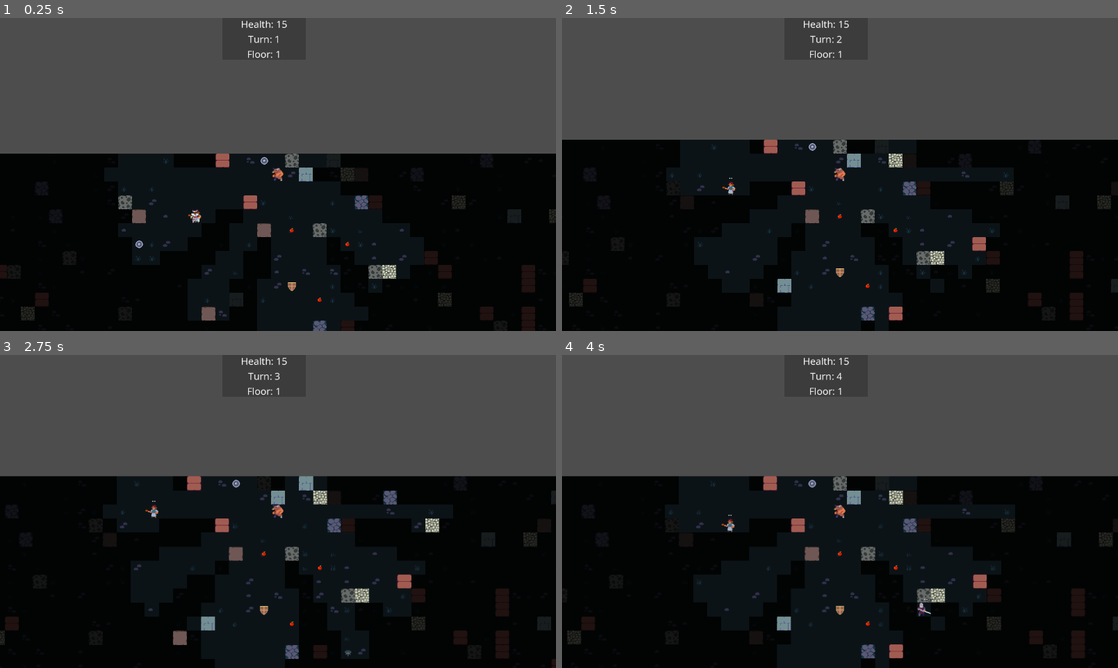
Above: before the commit, frames 1-4 (two rows, left to right).
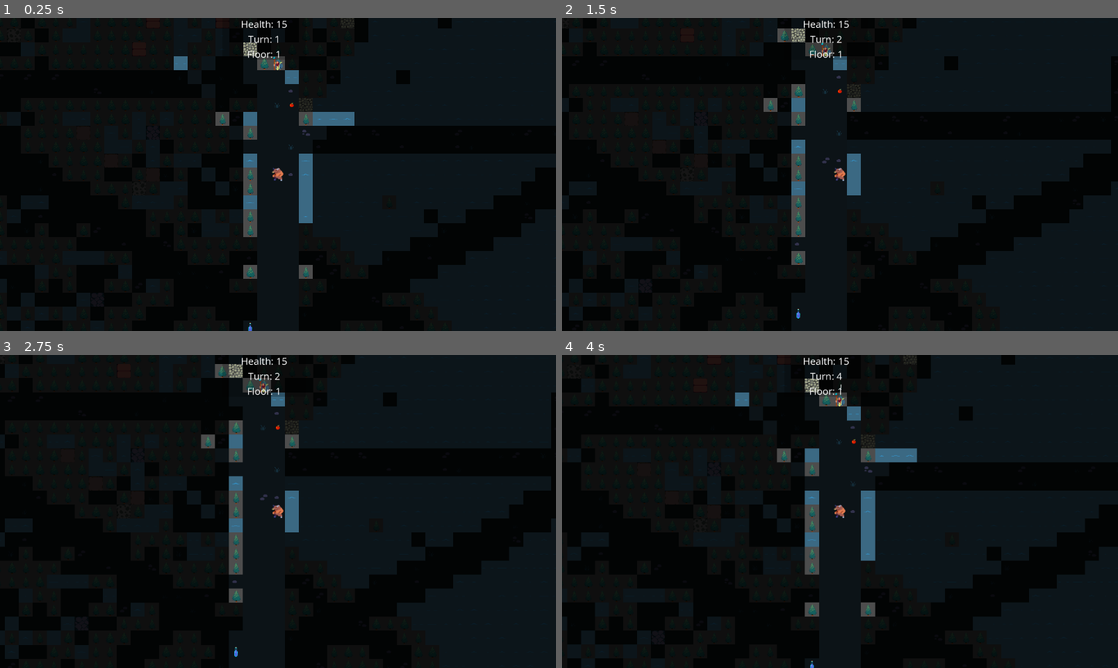
Above: after the commit, the same moments.

Repository: langel/ipsylial
Game: Godot game, scene res://scenes/game.tscn
Same seed, same stepped clock (60 frames per second), same inputs: the game is played once before the commit and once after it.
Inputs (mouse positions are in pixels of both pictures, inside the frame that each line leads up to):
- Up to frame 1 (0.25 s): no input
- Up to frame 2 (1.5 s): tap Enter at 0.5 s; move the mouse to (962, 158) at 0.52 s; hold D (move_right) 0.53-1.28 s; tap Space (space) at 0.6, 1.25, 1.35 s; move the mouse to (728, 190) at 1.27 s; hold S (move_down) from 1.28 s (still down)
- Up to frame 3 (2.75 s): tap Enter at 2 s; move the mouse to (333, 442) at 2.02 s; release S (move_down) at 2.03 s; hold D (move_right) from 2.03 s (still down); tap Mouse wheel up (zoom_in) at 2.1 s; tap Space (space) at 2.3 s
- Up to frame 4 (4 s): tap Space (space) at 2.75, 3.05, 3.6 s; move the mouse to (812, 574) at 2.77 s; release D (move_right) at 2.78 s; hold W (move_up) 2.78-3.53 s; tap Mouse wheel down (zoom_out) at 2.85 s; tap Enter at 3.5 s; move the mouse to (1006, 558) at 3.52 s; hold A (move_left) from 3.53 s (still down)

The runs differ from the first frame. In frame 1, 47% of the frame differs, in the area x 0-100%, y 0-100%; in frame 2, 42%; in frame 3, 42%; in frame 4, 42%.

Commit message:
dungeon gen integration and working stairs

Diff:
--- a/assets/tile_sets/terrain.tres
+++ b/assets/tile_sets/terrain.tres
@@ -122,6 +122,28 @@
 14:19/0 = 0
 15:19/0 = 0
 9:16/0 = 0
+0:26/0 = 0
+1:26/0 = 0
+2:26/0 = 0
+3:26/0 = 0
+4:26/0 = 0
+5:26/0 = 0
+6:26/0 = 0
+7:26/0 = 0
+8:26/0 = 0
+9:26/0 = 0
+10:26/0 = 0
+10:27/0 = 0
+9:27/0 = 0
+8:27/0 = 0
+7:27/0 = 0
+6:27/0 = 0
+5:27/0 = 0
+4:27/0 = 0
+3:27/0 = 0
+2:27/0 = 0
+1:27/0 = 0
+0:27/0 = 0
 
 [resource]
 resource_local_to_scene = true
--- a/scenes/game.gd
+++ b/scenes/game.gd
@@ -12,9 +12,8 @@
 
 func _ready() -> void:
 	GameState.start_game()
+	GameState.map.load_level_grid_tiles(0, ground_tile_map)
 	print("Clearing tilemap on load...")
-	ground_tile_map.clear()
-	GameState.map.load_level_grid_tiles(GameState.map.tiles, ground_tile_map)
 	_on_player_moved(GameState.player_position)
 	GameState.player_moved.connect(_on_player_moved)
 	GameState.turn_ended.connect(_on_turn_ended)
@@ -81,6 +80,14 @@
 			attack_baddy(destination)
 		else:
 			return
+	else:
+		var pos_tile = GameState.map.tiles[destination.x][destination.y]
+		if pos_tile.type == Tile.types.stair_down:
+			GameState.depth += 1
+			GameState.map.load_level_grid_tiles(GameState.depth, ground_tile_map)
+		if pos_tile.type == Tile.types.stair_up:
+			GameState.depth -= 1
+			GameState.map.load_level_grid_tiles(GameState.depth, ground_tile_map)
 	# Check if the player stepped on an item
 	var found_item = get_item_at_position(destination)
 	if found_item:
@@ -481,7 +488,7 @@
 		var tile_pos = Vector2(round(current_pos.x), round(current_pos.y))
 
 		# If we hit a wall, return True (path is blocked)
-		if is_tile_wall(tile_pos):
+		if is_tile_blocking(tile_pos):
 			return true
 
 	return false  # Path is clear
@@ -489,6 +496,6 @@
 
 
 
-func is_tile_wall(pos: Vector2) -> bool:
+func is_tile_blocking(pos: Vector2) -> bool:
 	""" Check if a given tile is a wall """
-	return GameState.map.tiles[pos.x][pos.y].type == Tile.types.wall or GameState.map.tiles[pos.x][pos.y].type == Tile.types.water
+	return !GameState.map.tiles[pos.x][pos.y].traversable
--- a/scripts/dungeon.gd
+++ b/scripts/dungeon.gd
@@ -4,7 +4,7 @@
 var tile := Tile.types
 
 
-var levels = 9
+var depth = 9
 var width = 144
 var height = 96
 
@@ -27,15 +27,15 @@
 
 func gen_empty_map() -> Array:
 	var data = []
-	for l in levels:
+	for z in depth:
 		data.append([])
 		for x in width:
-			data[l].append([])
+			data[z].append([])
 			for y in height:
-				data[l][x].append(tile.wall)
+				data[z][x].append(tile.wall)
 	return data
 
-func gen_terrain(data: Array):
+func gen_terrain(data: Array) -> Array:
 	pos = int(Time.get_unix_time_from_system()*1000)
 	var rooms = []
 	var stair
@@ -253,6 +253,9 @@
 	level_carve_hallway(data[8], Vector2(32, 10), true, 3, 13, Vector2(5,3), Vector2(7,7))
 	level_carve_hallway(data[8], Vector2(115, 7), true, 1, 27, Vector2(3,3), Vector2(17,5))
 	level_carve_hallway(data[8], Vector2(10, 70), false, 5, 17, Vector2(3,7), Vector2(5, 5))
+	# donezo
+	return data
+
 
 func level_arc(data: Array, origin: Vector2, start: int, end: int, radius: int, width: int, tile_type: int):
 	var d = start if (start < end) else end
--- a/scripts/game_state.gd
+++ b/scripts/game_state.gd
@@ -18,6 +18,7 @@
 var player_los = 12
 
 var map: Map
+var depth: int
 var baddies: Array[Baddy] = []
 var items: Array[Item] = []
 var astar: AStar2D = AStar2D.new()
@@ -29,9 +30,11 @@
 
 func start_game() -> void:
 	"""Initializes the game and places the player on a traversable tile."""
+	depth = 0
 	hp = 15
 	player_damage = 1
-	map = new_map()
+	map = Map.new()
+	map.set_depth(0)
 	build_pathfinding_grid()
 	baddies = new_baddies()
 	items = new_items()
@@ -139,8 +142,6 @@
 	pos += 1
 	return rng.rng(pos, seedval)
 
-func new_map() -> Map:
-	return Map.new(128, 256)
 
 func move_player(direction: Vector2):
 	if !turn_active:
@@ -150,7 +151,7 @@
 
 	if new_pos.x < 0 or new_pos.x >= map.width or new_pos.y < 0 or new_pos.y >= map.height:
 		return false
-	if map.tiles[new_pos.x][new_pos.y].type != tile_types.floor:
+	if !map.tiles[new_pos.x][new_pos.y].traversable:
 		return false
 	if !player_can_move_here(new_pos):
 		return false
@@ -226,9 +227,9 @@
 
 func build_pathfinding_grid():
 	astar.clear()
-
 	for x in range(map.width):
 		for y in range(map.height):
+			#print("x: %s   y: %s" % [x, y])
 			var tile_pos = Vector2i(x, y)
 			var tile_id = map.tiles[x][y].type
 
--- a/scripts/map.gd
+++ b/scripts/map.gd
@@ -5,29 +5,35 @@
 
 var height: int = 0
 var width: int = 0
+var depth: int = 0
+var dungeon: Array = []
 var tiles: Array = []
-var level = 0
-var num_upstairs = 2
-var num_downstairs = 2
+var tilemap: Array = []
 
 func _init(height: int = 10, width: int = 10, num_upstairs = 2, num_downstairs=2, level=0):
-	self.height = height
-	self.width = width
-	self.build_map()
+	var dung = Dungeon.new()
+	self.height = dung.height
+	self.width = dung.width
+	self.dungeon = dung.gen_terrain(dung.gen_empty_map())
+	for z in dung.depth:
+		self.tilemap.append([])
+		for x in self.width:
+			self.tilemap[z].append([])
+			for y in self.height:
+				self.tilemap[z][x].append(Tile.new(x, y, self.dungeon[z][x][y]))
 
-func build_map():
-	tiles = []
-	for j in range(0,width):
-		tiles.append([])
-	for i in range(0,height):
-		for j in range(0, width):
-			var type =  tile_types.wall if (GameState.rng_next_int()%12 == 0) else tile_types.floor
-			tiles[j].append(Tile.new(j,i,type))
 
-func load_level_grid_tiles(level: Array, grid: TileMapLayer):
+
+func set_depth(depth: int):
+	self.depth = depth
+	self.tiles = self.tilemap[self.depth]
+
+func load_level_grid_tiles(depth: int, grid: TileMapLayer):
+	self.set_depth(depth)
+	grid.clear()
 	for i in range(0, height):
 		for j in range(0, width):
-			grid.set_cell(Vector2i(j, i), 1, tiles[j][i].texture_coords, 0)
+			grid.set_cell(Vector2i(j, i), 1, self.tiles[j][i].texture_coords, 0)
 
 
 # Called when the node enters the scene tree for the first time.
--- a/scripts/tile.gd
+++ b/scripts/tile.gd
@@ -14,19 +14,26 @@
 
 var x: int = 0
 var y: int = 0
+var obfuscate: float = 0.0
 var texture_coords: Vector2i
-var traversable: bool = true
+var traversable: bool = false
 var type: types = types.floor  # Default type
 
 func _init(x: int, y: int, type: types = types.floor):
 	self.x = x
 	self.y = y
 	self.type = type
-	if type != types.floor:
-		traversable = false
 	var coords = [0,6]
 	match type:
+		types.acid:
+			coords = [GameState.rng_next_int()%11, 27]
+			self.obfuscate = 0.5
+		types.door:
+			coords = [3,16]
+			self.traversable = true
+			# closed = [2,16]
 		types.floor:
+			self.traversable = true
 			var roll = GameState.rng_next_int() % 30
 			match roll:
 				9:
@@ -41,9 +48,21 @@
 					coords = [2,7]
 				4:
 					coords = [3,7]
+		types.forrest:
+			self.obfuscate = 0.2
+			coords = [1 + GameState.rng_next_int() % 2, 25]
+		types.stair_down:
+			self.traversable = true
+			coords = [7,16]
+		types.stair_up:
+			self.traversable = true
+			coords = [8,16]
 		types.wall:
+			self.obfuscate = 1.0
 			var roll = GameState.rng_next_int() % 6
 			coords = [0, roll]
+		types.water:
+			coords = [GameState.rng_next_int()%11, 26]
 	self.texture_coords = Vector2i(coords[0],coords[1])
 
 # Called when the node enters the scene tree for the first time.
Binary file changed: assets/textures/32rogues/tiles.png
